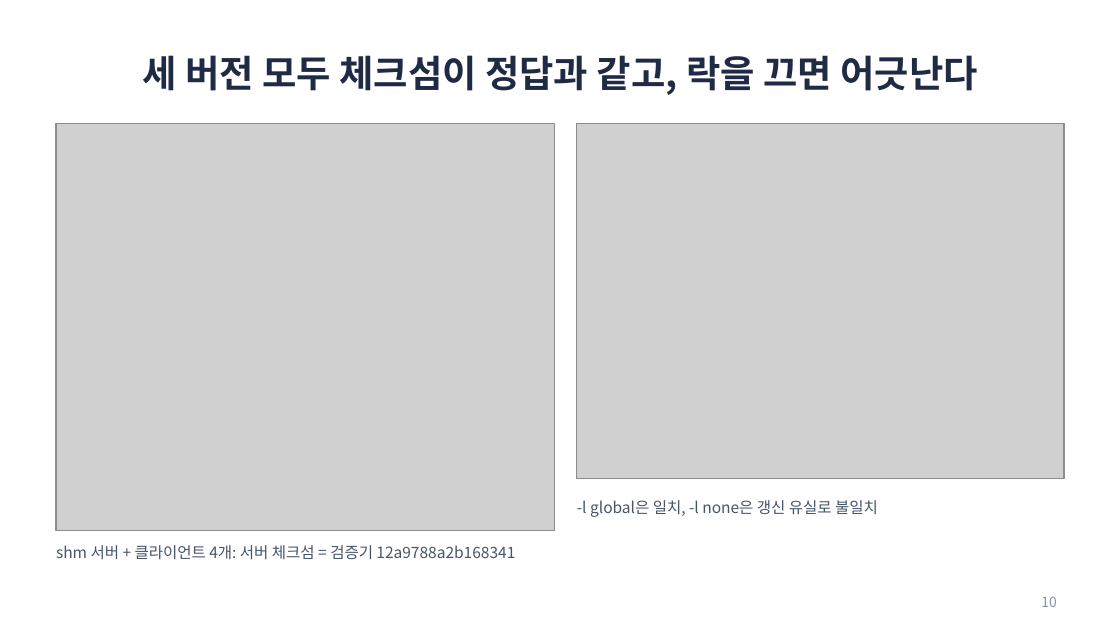
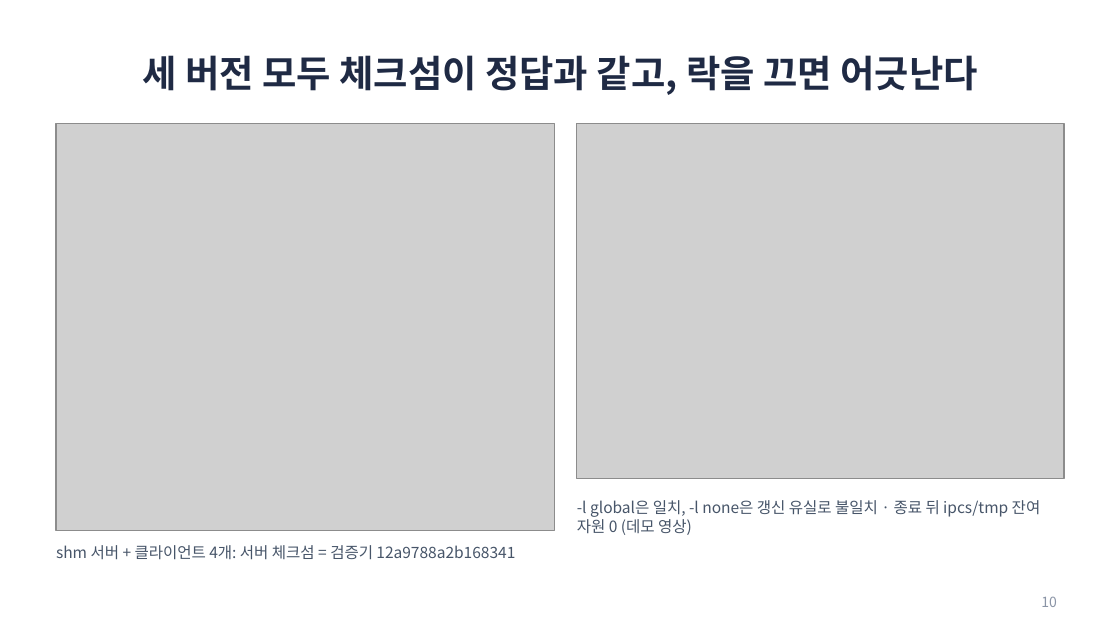
Before and after one commit to unix-ipc-canvas/canvas, a slide deck: slide 10 of docs/submission/presentation.pptx. Drawn at 1120x630 pixels with LibreOffice and Linux fonts; fonts in the diff are those of the drawing; grey boxes stand for pictures. Boxes give left, top, right and bottom in pixels: in the first picture for what was removed or moved away, otherwise in the second. Text is boxed around its words. In the diff, an @@ line names an element or a change of style, - is before the commit and + after.

```diff
--- a/docs/submission/presentation.pptx
+++ b/docs/submission/presentation.pptx
@@ text at (x1=577, y1=500, x2=1041, y2=535): text changed @@
--l global은 일치, -l none은 갱신 유실로 불일치
+-l global은 일치, -l none은 갱신 유실로 불일치 · 종료 뒤 ipcs/tmp 잔여 자원 0 (데모 영상)
```
Also in this commit, not shown: 3 other slides changed, 11 other files.
